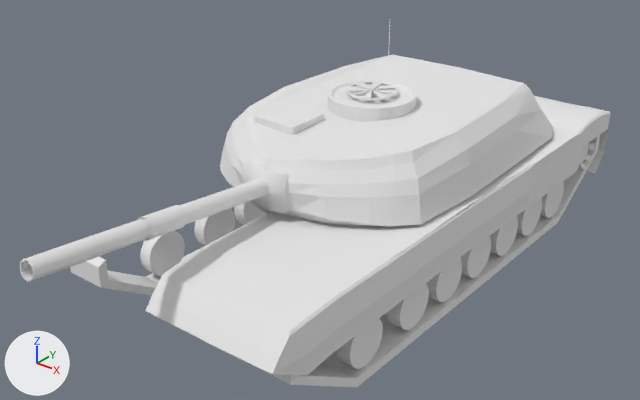
What one commit did to the OBJ model Templates/File/Model/Tank/tank.obj.
Camera for both pictures: a camera (50 mm lens) standing at (17.3, -22.8, 18.0) and looking at (-0.3, -0.7, 4.4). Lighting does not change. The marker at lower left points along +X, +Y and +Z. Where no turn or scale is listed for an object, it has been applied to the vertices. Vertices at the same position are counted once.

The first picture shows 'Body', 'Turret'.
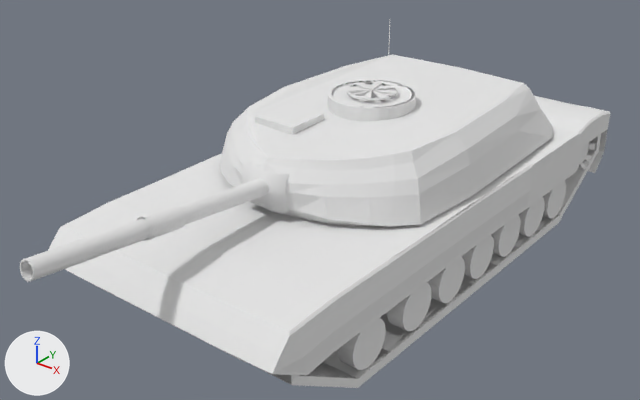
The newer file is also turned or shifted as a whole; pictures and numbers use the older file's frame.

The change in detail:
me_body is used by ob_body; location (0.0, 0.0, 0.0).
me_body had 1712 vertices, 3240 faces and spanned x -4.7..4.9, y -9.1..12.6, z 1.3..5.3.
me_body now has 3391 vertices, 6480 faces and spans x -4.9..4.9, y -9.1..12.6, z 1.3..5.3.
me_body part 1: the loose piece of 24 vertices spanning x 3.2..4.7, y -8.2..11.9, z 1.3..4.6 is copied, and the copy is mirrored in x about its middle; it spans x 3.2..4.7, y -8.2..11.9, z 1.3..4.6.
me_body part 2: a new loose piece, a 32-sided cylinder along x spanning x 4.17..4.66, y 5.42..7.08, z 1.72..3.39, in mat_metal (white #e7e7e7).
me_body part 3: a new loose piece, a 32-sided cylinder along x spanning x 4.17..4.66, y 3.41..5.07, z 1.72..3.39, in mat_metal (white #e7e7e7).
me_body part 4: a new loose piece, a 32-sided cylinder along x spanning x 4.17..4.66, y 1.35..3.02, z 1.72..3.39, in mat_metal (white #e7e7e7).
me_body part 5: a new loose piece, a 32-sided cylinder along x spanning x 4.17..4.66, y -0.68..0.99, z 1.72..3.39, in mat_metal (white #e7e7e7).
me_body part 6: a new loose piece, a 32-sided cylinder along x spanning x 4.17..4.66, y -2.82..-1.15, z 1.72..3.39, in mat_metal (white #e7e7e7).
me_body part 7: a new loose piece, a 32-sided cylinder along x spanning x 4.17..4.66, y -5.43..-3.76, z 1.72..3.39, in mat_metal (white #e7e7e7).
me_body part 8: a new loose piece, a 32-sided cylinder along x spanning x 4.17..4.66, y 7.38..9.05, z 1.72..3.39, in mat_metal (white #e7e7e7).
me_body part 9: 319 vertices added at x -4.9..-0.1, y -9.1..12.6, z 2.4..5.3.

Changed parts and their boxes (x1, y1, x2, y2) in the pictures (640 x 400 px):
'Body', reshaped
    before: (70, 96, 611, 387)
    after: (48, 96, 611, 388)
part 1 of me_body, added
    after: (251, 134, 601, 388)
part 2 of me_body, added
    after: (519, 197, 545, 237)
part 3 of me_body, added
    after: (491, 215, 521, 257)
part 4 of me_body, added
    after: (461, 235, 494, 279)
part 5 of me_body, added
    after: (431, 257, 465, 303)
part 6 of me_body, added
    after: (391, 283, 431, 331)
part 7 of me_body, added
    after: (340, 318, 386, 370)
part 8 of me_body, added
    after: (543, 181, 566, 219)
part 9 of me_body, added
    after: (48, 153, 272, 314)
